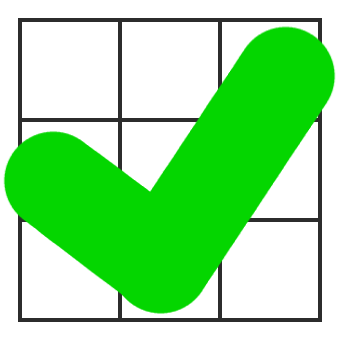
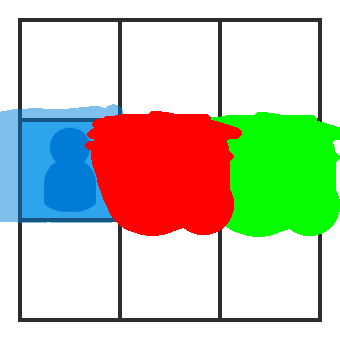
Comparing the layer stacks of the two 340 × 340 images. Changes:
added group "Damage Up #2" with 18 layers above "Damage Center" over [0, 26, 340, 136]
showed group "Damage Center" (18 layers) over [0, 110, 340, 236]
added group "Damage Center #1" with 5 layers in group "Damage Center" over [85, 111, 242, 236]
added layer "Red #11" (hue) in group "Damage Center #1" over [85, 111, 242, 236]
added layer "Heart Slash #4" in group "Damage Center #1" over [124, 122, 186, 196]
added layer "Heart #4" in group "Damage Center #1" over [128, 128, 212, 213]
renamed "Base #16" to "Base #19", moved it into group "Damage Center #1" over [122, 122, 218, 218]
showed group "Damage Down" (18 layers) over [0, 210, 340, 314]
showed group "Arrow Right" (4 layers) over [191, 112, 340, 237]
showed group "Dude Left" (3 layers) over [0, 104, 143, 223]
hid "Checkbox" over [3, 26, 336, 314]
